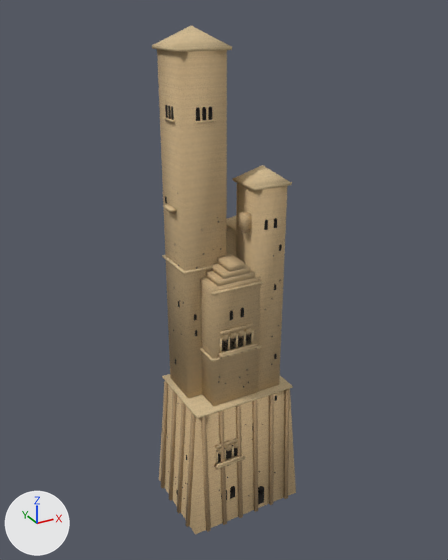
An edit to the glTF model design/models/brick_spire/brick_spire.glb, drawn before and after from the same camera.
Both versions are drawn from a 50 mm lens placed at (-137.0, -246.0, 253.0), pointed at (0.0, 3.0, 129.0). The lights are fixed; the arrows at lower left show +X, +Y and +Z. The first picture is the older version. Where no turn or scale is listed for an object, it has been applied to the vertices.

The older version as bpy lines, for what is in view:
```python
mat_stone2 = principled_material('Stone2')
mat_stone2.texture = img_stone_albedo
mat_stone2.roughness = 1.0
mat_stone_dark2 = principled_material('Stone_Dark2')
mat_stone_dark2.texture = img_stone_dark_albedo
mat_stone_dark2.roughness = 1.0
mat_stone_light2 = principled_material('Stone_Light2')
mat_stone_light2.texture = img_stone_light_albedo
mat_stone_light2.roughness = 1.0
me_mesh_0 = bpy.data.meshes.new('Mesh_0')
me_mesh_0.from_pydata(...)  # 878 vertices, 1678 faces; spans x -32.0..32.0, y -25.0..24.0, z 0.0..237.0
me_mesh_0.materials.append(mat_stone2)  # picture img_stone_albedo
me_mesh_1 = bpy.data.meshes.new('Mesh_1')
me_mesh_1.from_pydata(...)  # 280 vertices, 420 faces; spans x -34.0..34.0, y -26.0..26.0, z 0.0..169.0
me_mesh_1.materials.append(mat_stone_dark2)  # picture img_stone_dark_albedo
me_mesh_2 = bpy.data.meshes.new('Mesh_2')
me_mesh_2.from_pydata(...)  # 6196 vertices, 11640 faces; spans x -32.0..32.0, y -24.0..17.0, z 0.0..216.0
me_mesh_2.materials.append(mat_openings2)  # black #1f1a14
me_mesh_3 = bpy.data.meshes.new('Mesh_3')
me_mesh_3.from_pydata(...)  # 214 vertices, 324 faces; spans x -28.0..28.0, y -25.0..21.0, z 13.0..246.0
me_mesh_3.materials.append(mat_stone_light2)  # picture img_stone_light_albedo
ob_openings = bpy.data.objects.new('Openings', me_mesh_2)
ob_openings.location = (0.0, 0.0, 0.0)
ob_stone = bpy.data.objects.new('Stone', me_mesh_0)
ob_stone.location = (0.0, 0.0, 0.0)
ob_stone_dark = bpy.data.objects.new('Stone_Dark', me_mesh_1)
ob_stone_dark.location = (0.0, 0.0, 0.0)
ob_stone_light = bpy.data.objects.new('Stone_Light', me_mesh_3)
ob_stone_light.location = (0.0, 0.0, 0.0)
```
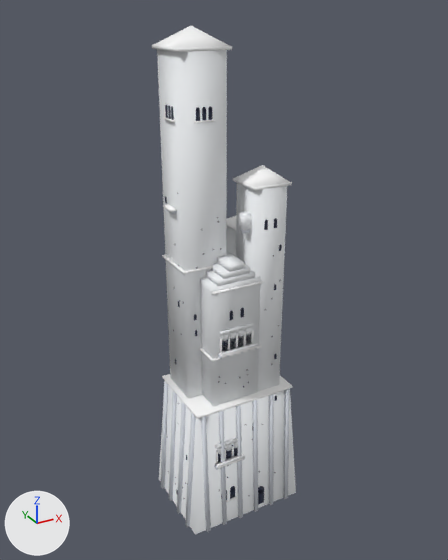
Changed parts and their boxes [x1, y1, x2, y2] in the pictures (448 x 560 px):
'Stone', surface changed (beige to white): [157, 49, 296, 534] in both
'Stone_Dark', surface changed: [161, 209, 289, 532] in both
'Stone_Light', surface changed: [152, 26, 293, 503] in both

What changed in the scene script:
```text
Change mat_stone2:
    remove mat_stone2.texture = img_stone_albedo
    add mat_stone2.base_color = (0.869, 0.89, 0.911)  # white #f0f2f5
    mat_stone2.roughness: 1.0 -> 0.55
Change mat_stone_dark2:
    remove mat_stone_dark2.texture = img_stone_dark_albedo
    add mat_stone_dark2.base_color = (0.672, 0.708, 0.768)  # light grey #d6dbe3
    mat_stone_dark2.roughness: 1.0 -> 0.55
Change mat_stone_light2:
    remove mat_stone_light2.texture = img_stone_light_albedo
    add mat_stone_light2.base_color = (0.956, 0.956, 0.956)  # white #fafafa
    mat_stone_light2.roughness: 1.0 -> 0.55
```
